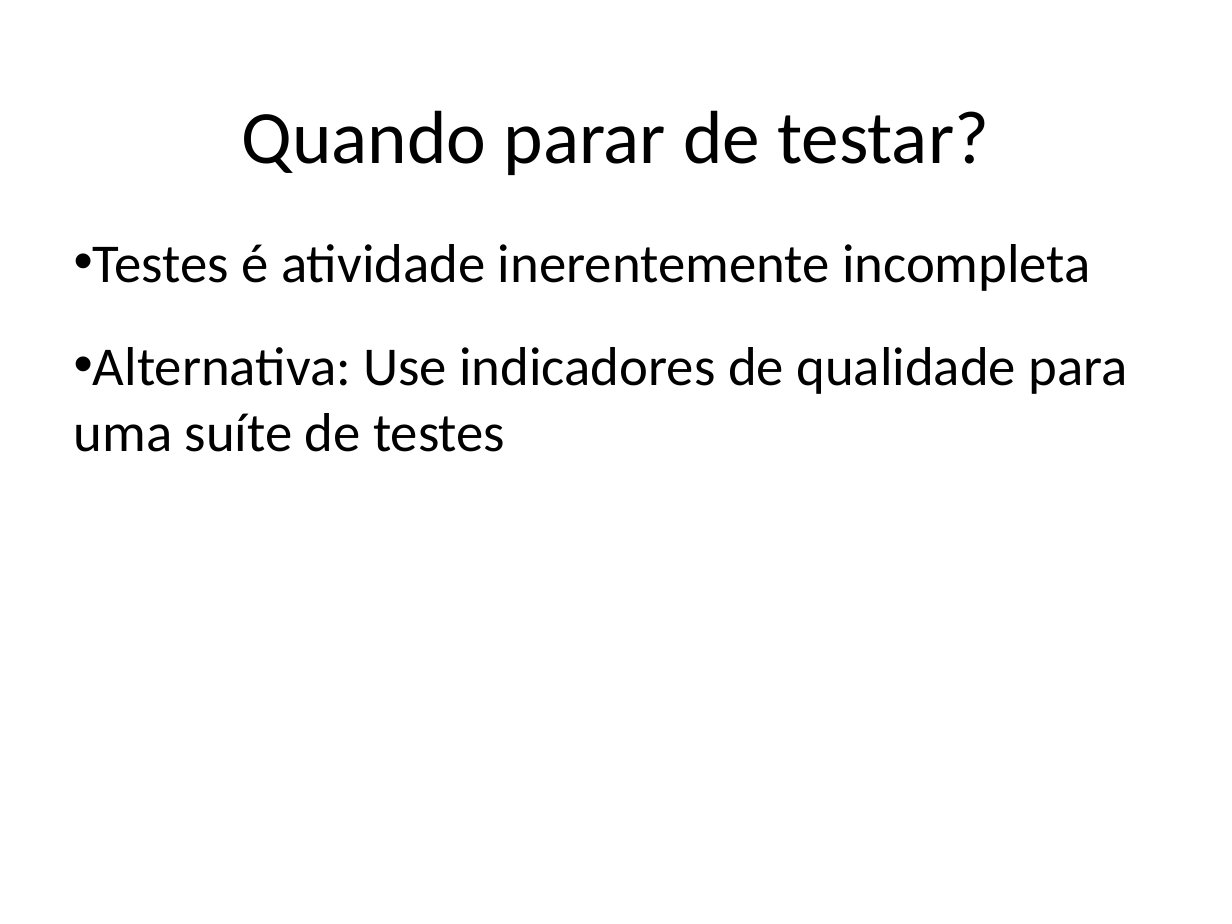
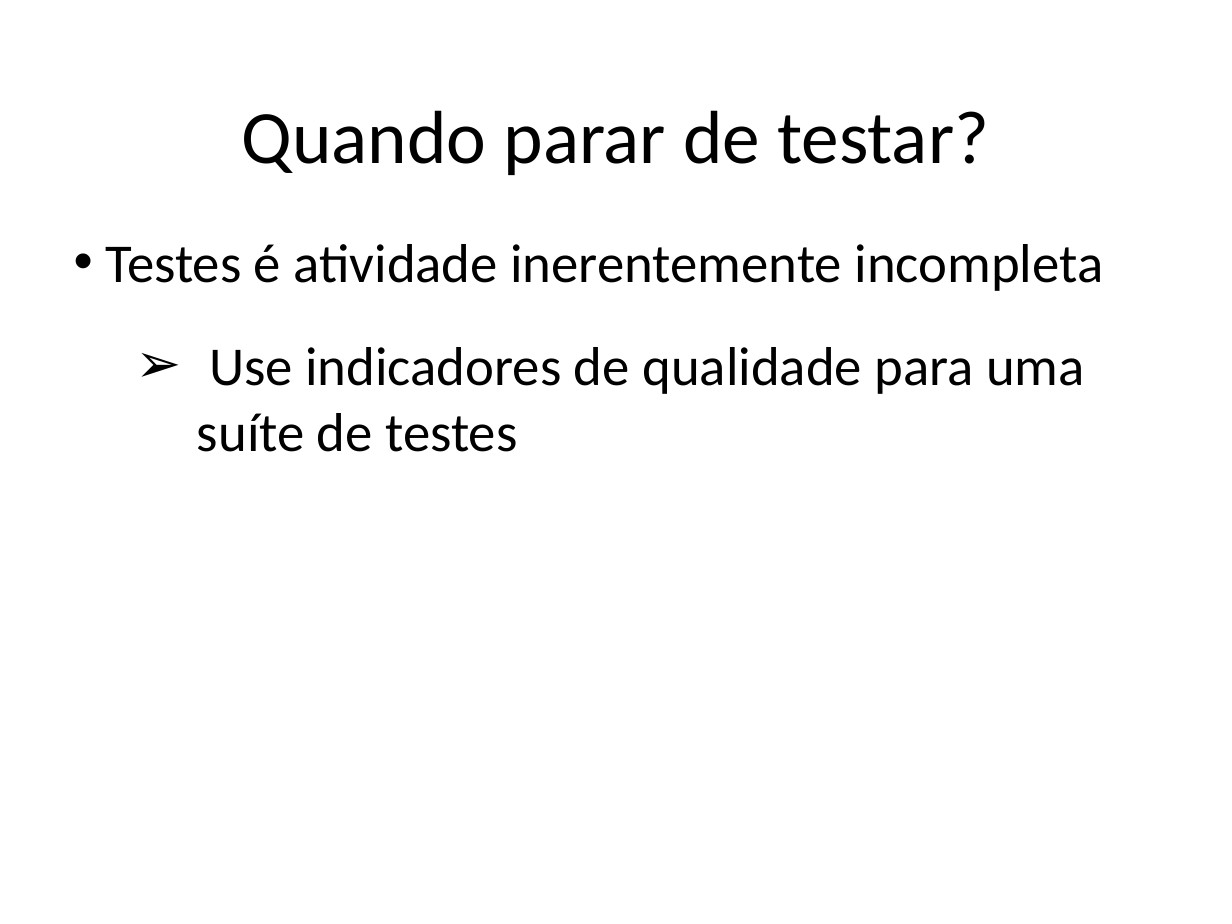
Before and after one commit to STAR-RG/testing-cin, a slide deck: slide 74 of slides.pptx. Drawn at 1232x924 pixels with LibreOffice and Linux fonts; fonts in the diff are those of the drawing. Boxes give left, top, right and bottom in pixels: in the first picture for what was removed or moved away, otherwise in the second. Text is boxed around its words. In the diff, an @@ line names an element or a change of style, - is before the commit and + after.

```diff
--- a/slides.pptx
+++ b/slides.pptx
@@ text at [197, 347, 1085, 452]: text changed @@
-• Alternativa: Use indicadores de qualidade para uma suíte de testes
+  ➢ Use indicadores de qualidade para uma suíte de testes
```
Also in this commit, not shown: 14 other slides changed, 5 slides added, 2 slides removed.
